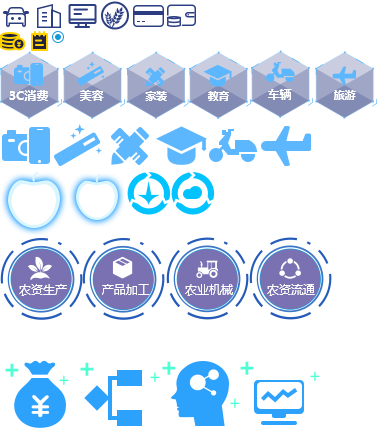
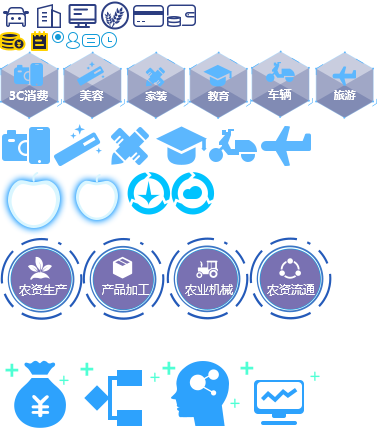
Comparing the layer stacks of the two w=378, h=428 images. Changes:
added layer "姓名icon" above "时间icon" over [66, 32, 80, 49]
added layer "时间icon" above "车牌icon" over [101, 32, 117, 48]
added layer "车牌icon" above "农资身材icon@2x" over [82, 34, 100, 47]
